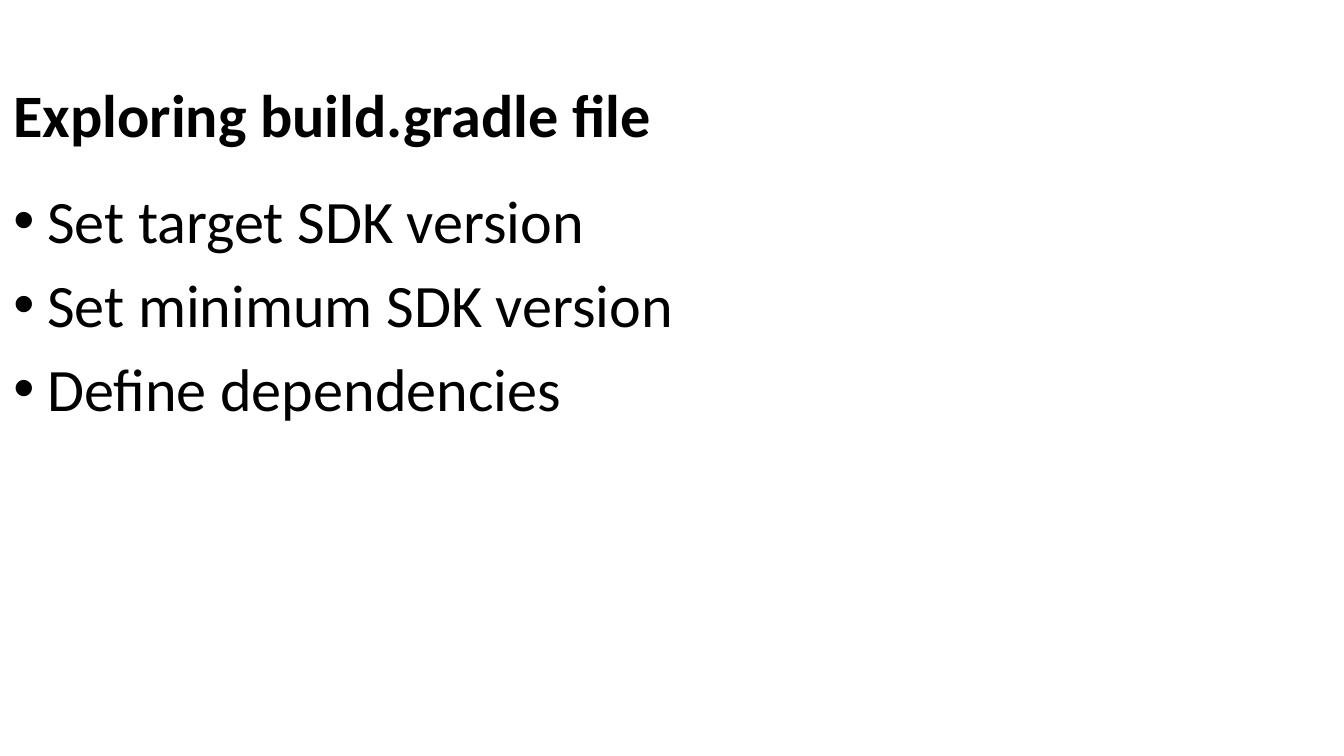
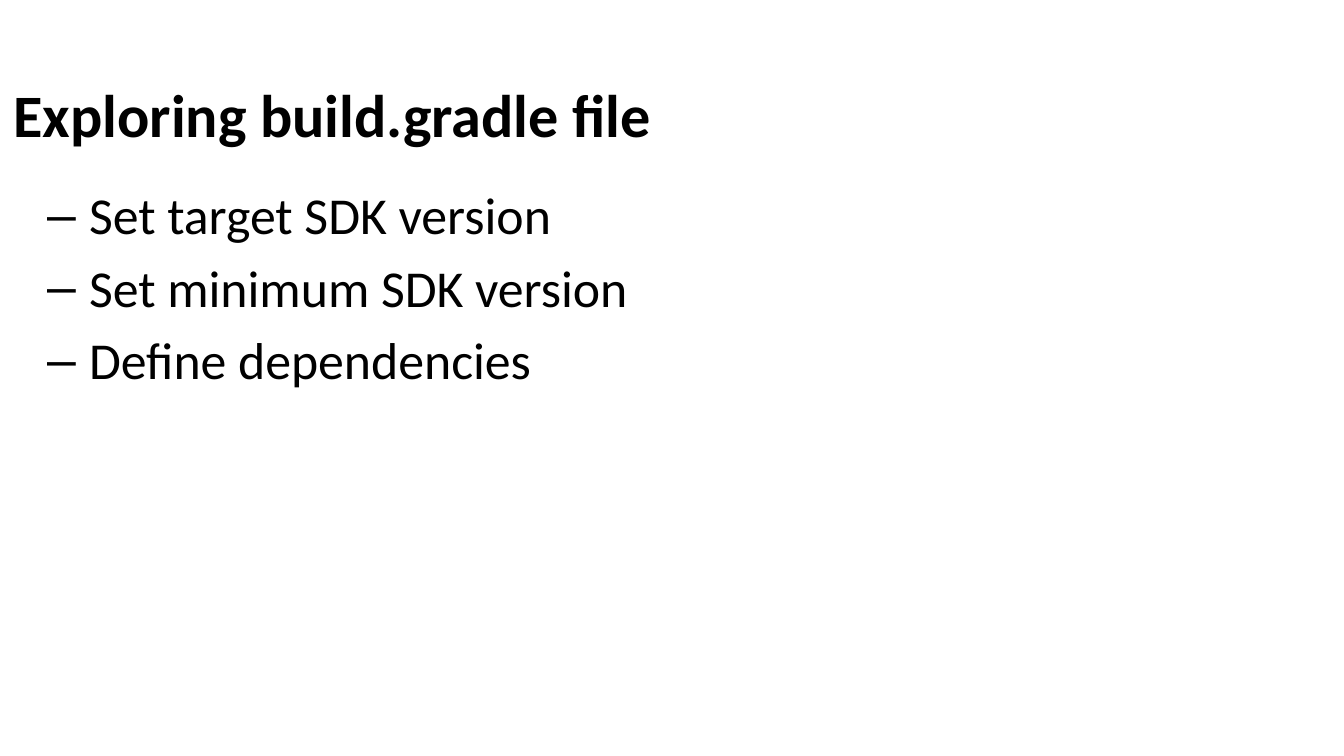
Before and after one commit to Batch-xx/Android-Lunch-Learn, a slide deck: slide 12 of slides/Android Studio_Activities_Fragments.pptx. Drawn at 1344x756 pixels with LibreOffice and Linux fonts; fonts in the diff are those of the drawing; background and template pictures are left out. Boxes give left, top, right and bottom in pixels: in the first picture for what was removed or moved away, otherwise in the second. Text is boxed around its words. In the diff, an @@ line names an element or a change of style, - is before the commit and + after.

```diff
--- a/slides/Android Studio_Activities_Fragments.pptx
+++ b/slides/Android Studio_Activities_Fragments.pptx
@@ text "Set target SDK version" at bbox=[89, 198, 627, 388]: size 43 to 37 pt; bullet • to –; list level 1 to 2 in "Set target SDK version"; list level 1 to 2 in "Set minimum SDK version"; list level 1 to 2 in "Define dependencies" @@
```
Also in this commit, not shown: 8 other slides changed, 19 slides added, 4 slides removed, 1 other file.
